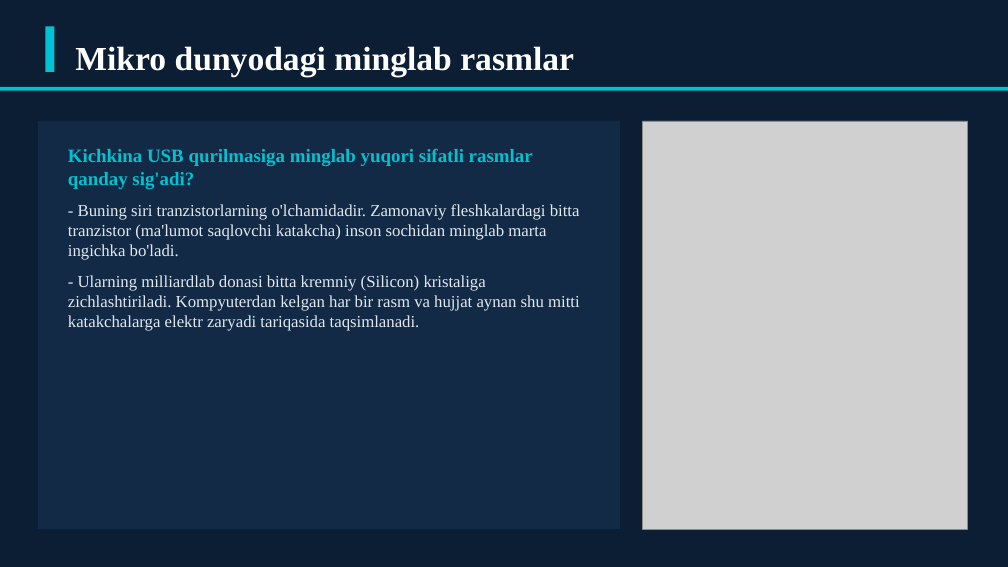
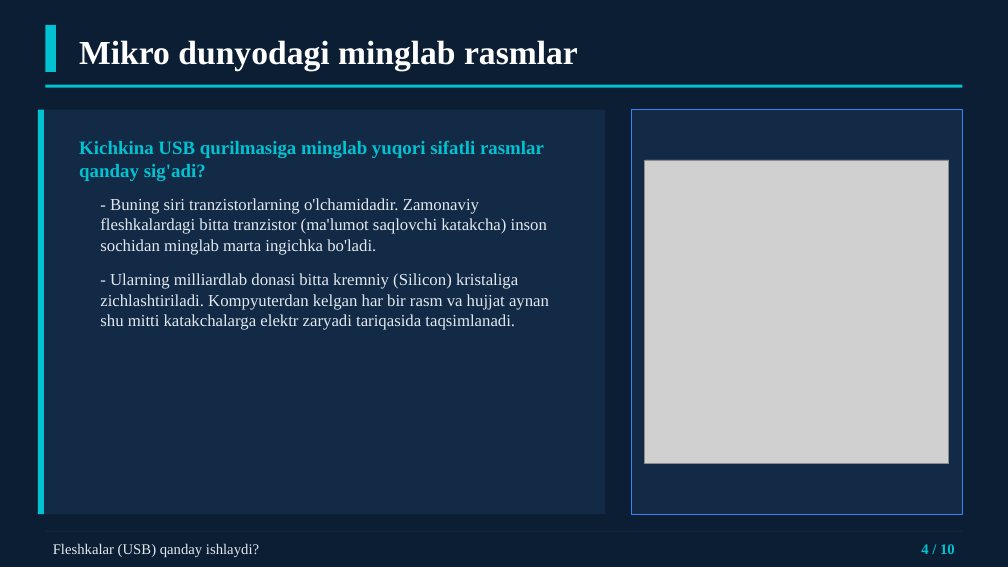
Before and after one commit to dasturland/kerak_taqdimot, a slide deck: slide 4 of fleshka_usb_taqdimot.pptx. Drawn at 1008x567 pixels with LibreOffice and Linux fonts; fonts in the diff are those of the drawing; grey boxes stand for pictures. Boxes give left, top, right and bottom in pixels: in the first picture for what was removed or moved away, otherwise in the second. Text is boxed around its words. In the diff, an @@ line names an element or a change of style, - is before the commit and + after.

Commit message:
feat: professional dizayn va mavzuga aloqador protsessual rasmlar

```diff
--- a/fleshka_usb_taqdimot.pptx
+++ b/fleshka_usb_taqdimot.pptx
@@ text "Mikro dunyodagi minglab rasmlar": place and size @@
-text "Mikro dunyodagi minglab rasmlar" at (75, 46, 574, 76)
+text "Mikro dunyodagi minglab rasmlar" at (79, 40, 578, 70)
@@ rectangle: place and size @@
-rectangle at (0, 87, 1008, 91)
+rectangle at (45, 85, 963, 88)
@@ rectangle: place and size @@
-rectangle at (38, 121, 620, 529)
+rectangle at (38, 110, 605, 514)
@@ rectangle added at (38, 110, 44, 514), fill #00C2D1 @@
@@ rectangle added at (631, 110, 963, 514), fill #122A45, outline #3B82F6 1 pt @@
@@ text "Kichkina USB qurilmasiga minglab yuqori ...": place and size @@
-text "Kichkina USB qurilmasiga minglab yuqori ..." at (68, 148, 580, 331)
+text "Kichkina USB qurilmasiga minglab yuqori ..." at (79, 141, 549, 330)
@@ text "Kichkina USB qurilmasiga minglab yuqori ..." at (79, 141, 549, 330): more space between paragraphs; indent changed @@
@@ picture: place and size @@
-picture at (643, 121, 968, 529)
+picture at (645, 160, 949, 464)
@@ rectangle added at (45, 531, 963, 532), fill #122A45 @@
@@ text added at (53, 543, 259, 557), 14 pt, text #E2E8F0 @@
+Fleshkalar (USB) qanday ishlaydi?
@@ text added at (921, 544, 955, 554), 14 pt, text #00C2D1, bold @@
+4 / 10
```
Also in this commit, not shown: 9 other slides changed, 4 other files.
